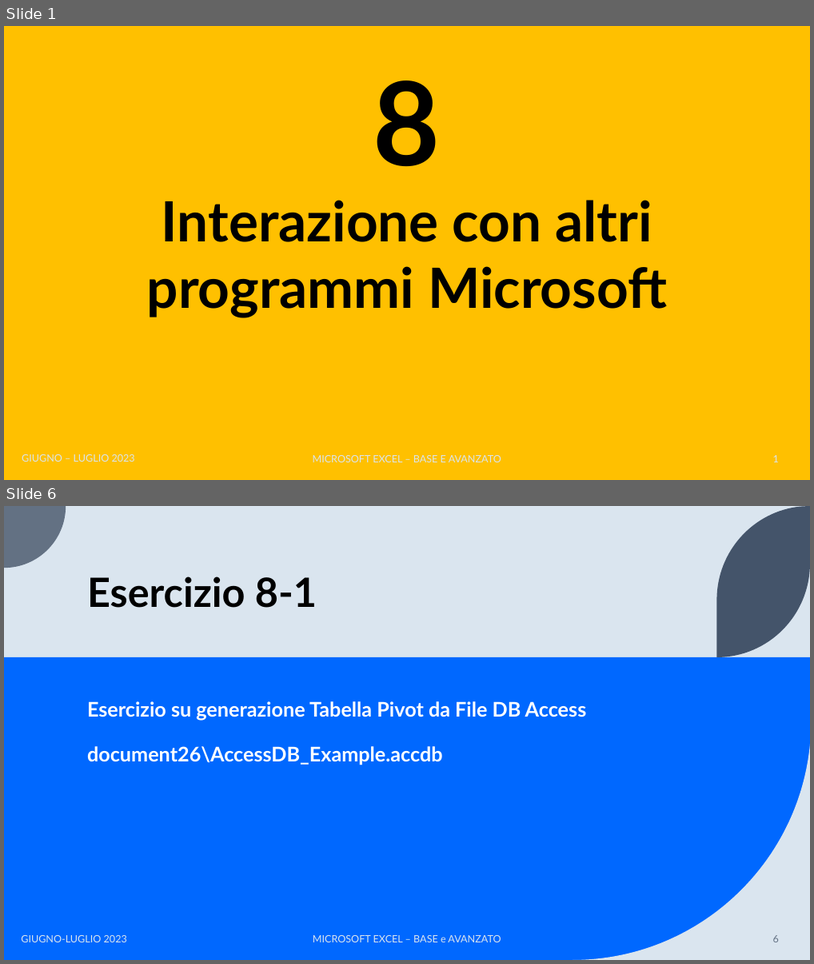
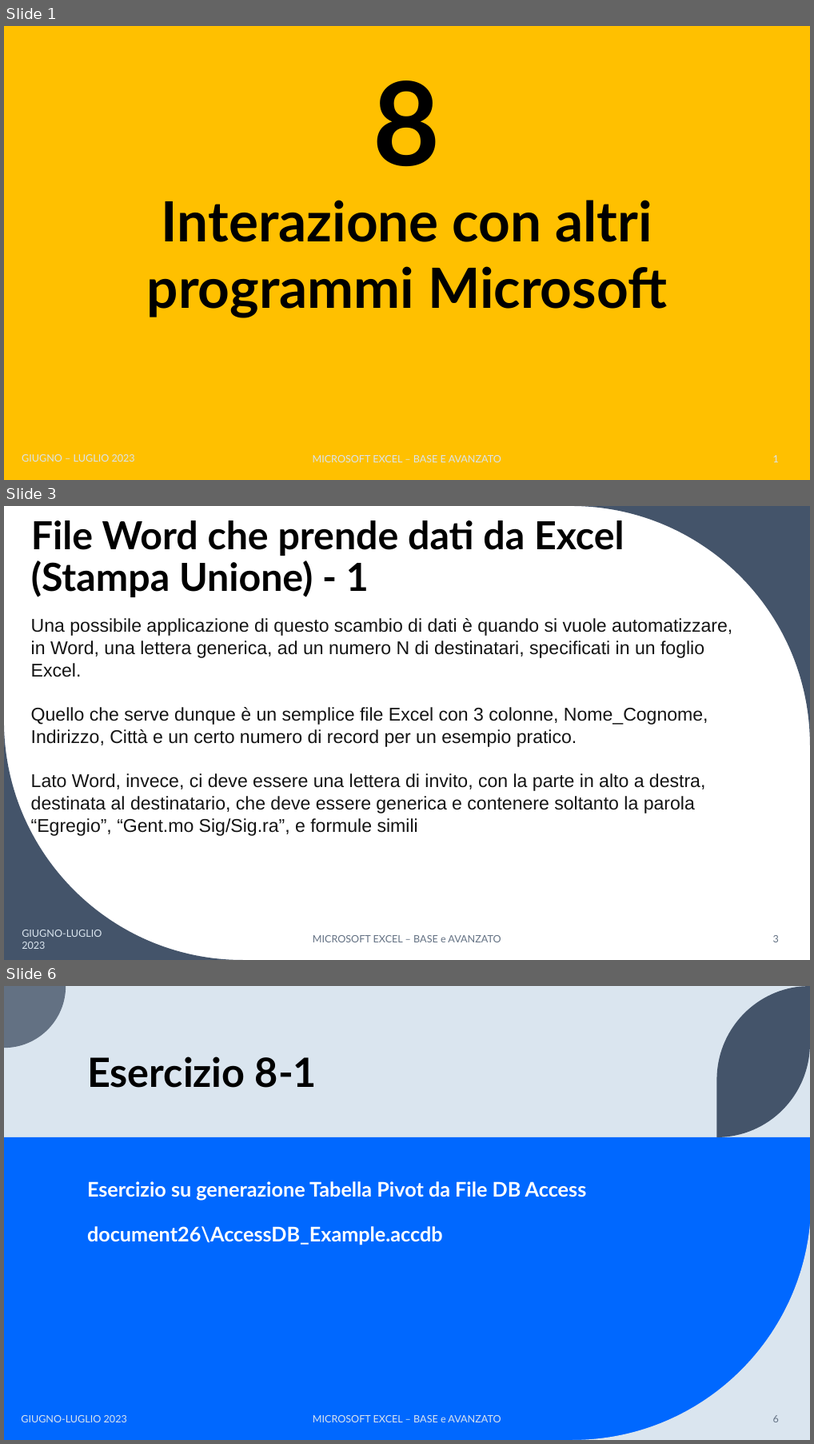
Before and after one commit to teispir/excel, a slide deck: ppt/Corso_Excel_Base_Avanzato_Parte8.pptx. Shown one above the other, each under a label of ours: slides 1 and 6 before the commit, slides 1, 3 and 6 after it; the slides between them are not shown. The pictures are 814x964 and 814x1444 pixels, drawn with LibreOffice and Linux fonts; fonts in the diff are those of the drawing. Boxes give left, top, right and bottom in pixels: in the first picture for what was removed or moved away, otherwise in the second. Text is boxed around its words. In the diff, an @@ line names an element or a change of style, - is before the commit and + after.

Commit message:
adding Parte8 and exercises in documento26

```diff
--- a/ppt/Corso_Excel_Base_Avanzato_Parte8.pptx
+++ b/ppt/Corso_Excel_Base_Avanzato_Parte8.pptx
@@ slide 3 added at [4, 506, 810, 960], background #FFFFFF @@
@@ title added at [31, 520, 624, 597], 46 pt, text #000000, bold @@
+File Word che prende dati da Excel (Stampa Unione) - 1
@@ freeform shape added at [571, 506, 810, 745], fill #44546A @@
@@ text added at [31, 618, 733, 813], 22 pt, text #141414 @@
+Una possibile applicazione di questo scambio di dati è quando si vuole automatizzare, in Word, una lettera generica, ad un numero N di destinatari, specificati in un foglio Excel.
+Quello che serve dunque è un semplice file Excel con 3 colonne, Nome_Cognome, Indirizzo, Città e un certo numero di record per un esempio pratico.
+Lato Word, invece, ci deve essere una lettera di invito, con la parte in alto a destra, destinata al destinatario, che deve essere generica e contenere soltanto la parola “Egregio”, “Gent.mo Sig/Sig.ra”, e formule simili
@@ freeform shape added at [4, 720, 243, 960], fill #44546A @@
@@ text added at [22, 929, 102, 948], 12 pt, text #DAE5EF @@
+GIUGNO-LUGLIO 2023
@@ text added at [313, 935, 501, 942], 12 pt, text #637183 @@
+MICROSOFT EXCEL – BASE e AVANZATO
@@ page number added at [774, 935, 779, 942], 12 pt, text #637183 @@
+3
```
Also in this commit, not shown: 4 slides changed, 1 other slide added, 10 other files.
